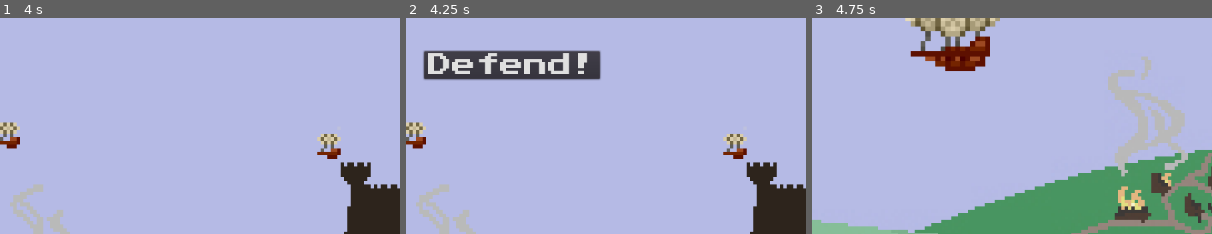
Above: before the commit, frames 1-3 (left to right).
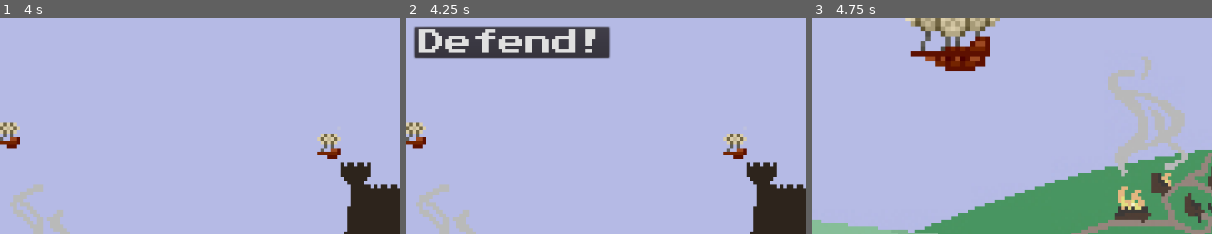
Above: after the commit, the same moments.

Repository: lthammond/CS315-P1-Airship_Assault
Game: Godot game, scene res://src/Title.tscn
The game is run twice, just before and just after one commit, with the same random seed, the same clock (stepped at 60 frames per second) and the same inputs.
Inputs:
- Up to frame 1 (4 s): hold Down (decrease_angle) 0.53-1.28 s; tap Left (decrease_strength) at 1.35 s; hold Up (increase_angle) 2.03-2.78 s; tap Right (increase_strength) at 2.85 s; tap Space (launch) at 3.6 s
- Up to frame 2 (4.25 s): no input
- Up to frame 3 (4.75 s): click "Defend!" at 4.25 s
The pictures show only the part of the screen within x 37-87%, y 30-79%; the shares and areas given below are measured in that part.

Frame 1 is identical in both runs. In frame 2, 11% of the frame differs, in the area x 2-51%, y 3-29%; in frame 3, nothing differs.

Commit message:
Edit play button dimensions

Diff:
--- a/project/src/Title.gd
+++ b/project/src/Title.gd
@@ -2,7 +2,6 @@
 
 
 func _ready():
-	Jukebox.play_music()
 	$AnimationPlayer.play("TitleFlyIn")
 	yield(get_tree().create_timer(4.0), "timeout")
 	$PlayButton.show()
--- a/project/src/Title.tscn
+++ b/project/src/Title.tscn
@@ -9,7 +9,7 @@
 font_data = ExtResource( 1 )
 
 [sub_resource type="DynamicFont" id=2]
-size = 36
+size = 40
 font_data = ExtResource( 1 )
 
 [sub_resource type="InputEventAction" id=3]
@@ -99,10 +99,10 @@
 anchor_top = 0.5
 anchor_right = 0.5
 anchor_bottom = 0.5
-margin_left = -132.0
-margin_top = -82.7354
-margin_right = 132.0
-margin_bottom = -40.7354
+margin_left = -146.0
+margin_top = -119.275
+margin_right = 146.0
+margin_bottom = -73.2752
 custom_fonts/font = SubResource( 2 )
 shortcut = SubResource( 4 )
 text = "Defend!"
